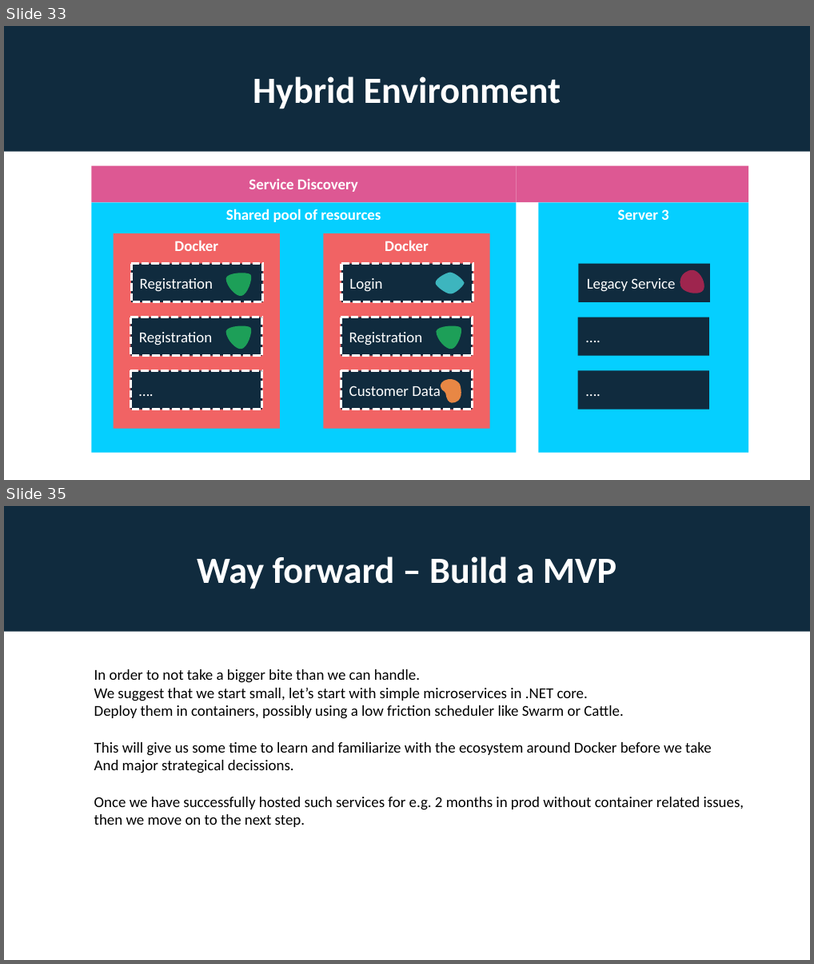
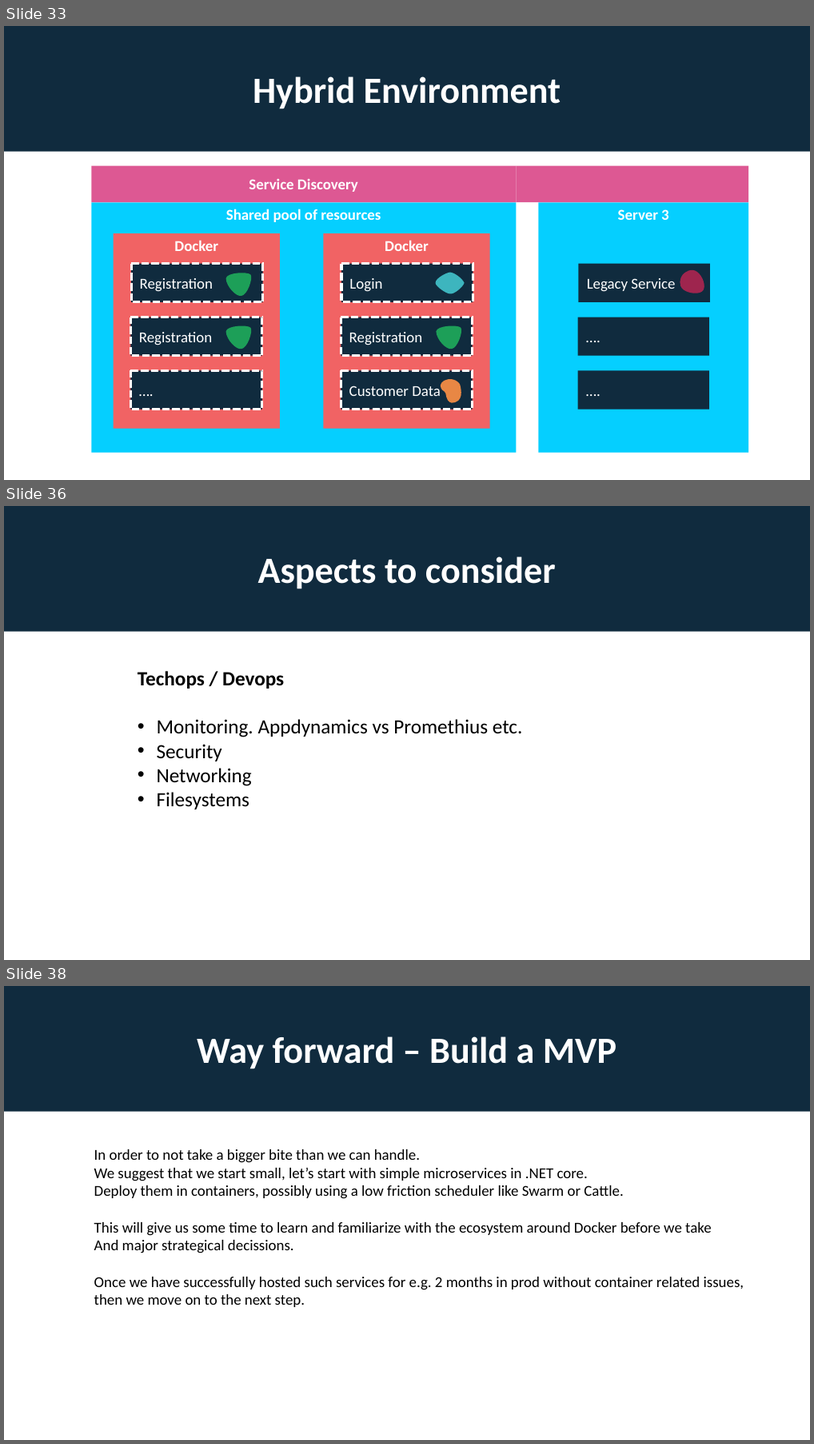
Before and after one commit to rogeralsing/Presentations, a slide deck: Docker/docker.pptx. Shown one above the other, each under a label of ours: slides 33 and 35 before the commit, slides 33, 36 and 38 after it; the slides between them are not shown. The pictures are 814x964 and 814x1444 pixels, drawn with LibreOffice and Linux fonts; fonts in the diff are those of the drawing. Boxes give left, top, right and bottom in pixels: in the first picture for what was removed or moved away, otherwise in the second. Text is boxed around its words. In the diff, an @@ line names an element or a change of style, - is before the commit and + after.

```diff
--- a/Docker/docker.pptx
+++ b/Docker/docker.pptx
@@ slide 36 added at [4,506,810,960], background #FFFFFF @@
@@ rectangle added at [4,506,810,632], fill #102B3E, 44 pt, text #FFFFFF, bold @@
+Aspects to consider
@@ text added at [138,671,523,809], 24 pt, text #000000 @@
+Techops / Devops
+• Monitoring. Appdynamics vs Promethius etc.
+• Security
+• Networking
+• Filesystems
@@ what was slide 35 is now slide 38 @@
```
Also in this commit, not shown: 2 slides changed, 4 other slides added.
